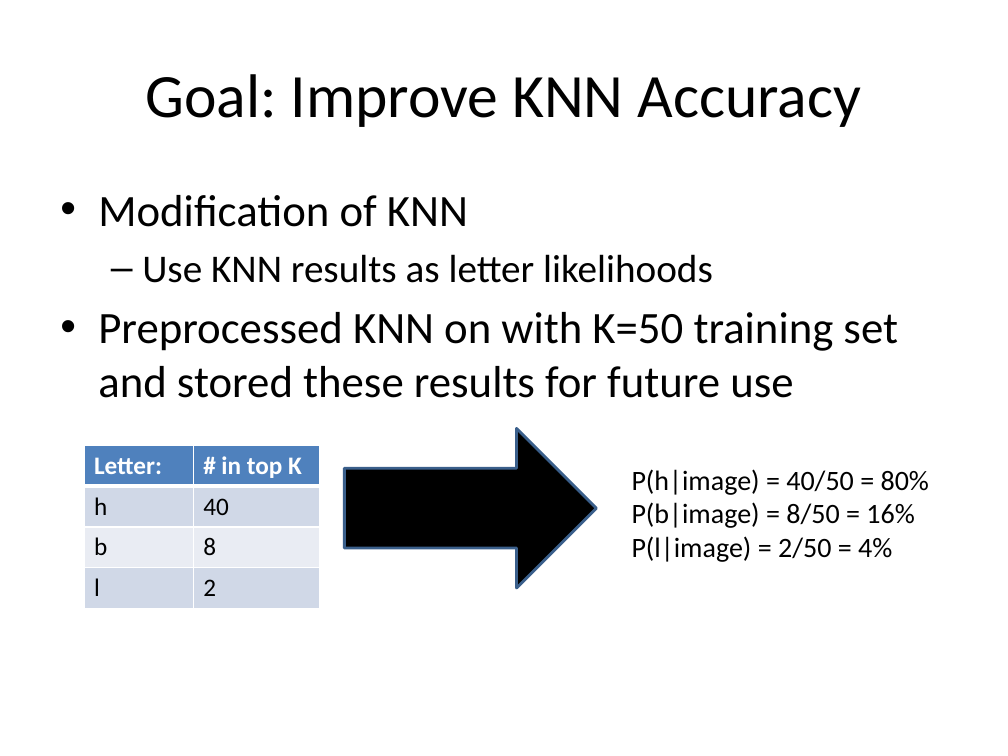
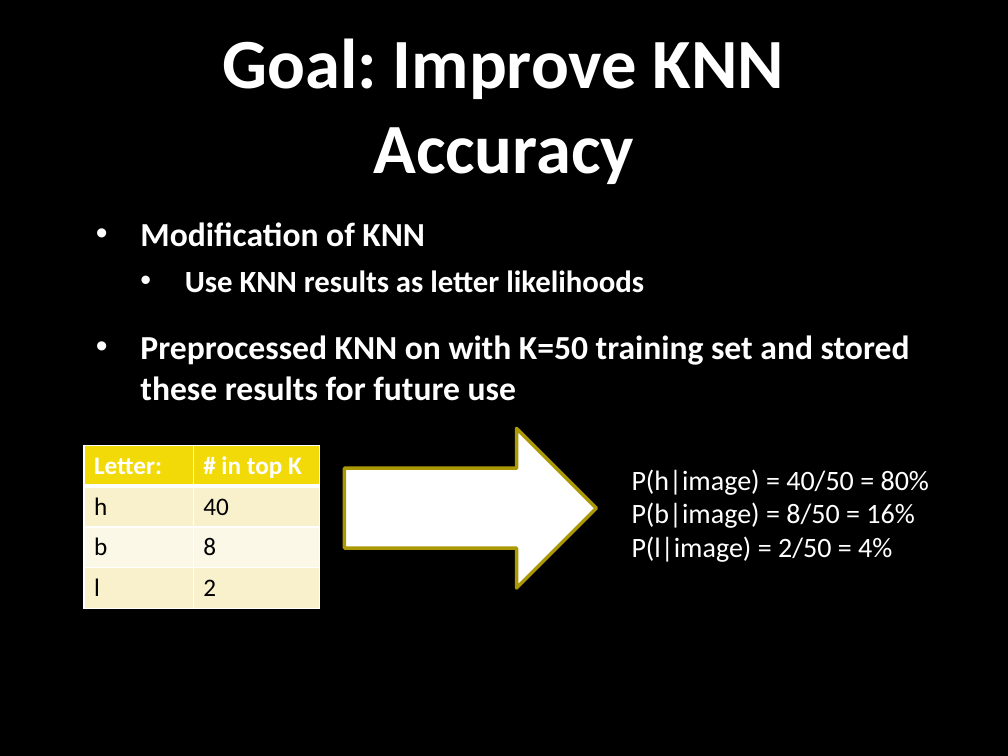
Before and after one commit to katzdave/Handwriting-Recognition, a slide deck: slide 6 of nlppres.pptx. Drawn at 1008x756 pixels with LibreOffice and Linux fonts; fonts in the diff are those of the drawing; background and template pictures are left out. Boxes give left, top, right and bottom in pixels: in the first picture for what was removed or moved away, otherwise in the second. Text is boxed around its words. In the diff, an @@ line names an element or a change of style, - is before the commit and + after.

```diff
--- a/nlppres.pptx
+++ b/nlppres.pptx
@@ background #FFFFFF to picture (left out) @@
@@ title "Goal: Improve KNN Accuracy": place and size @@
-title "Goal: Improve KNN Accuracy" at box(146, 74, 861, 127)
+title "Goal: Improve KNN Accuracy" at box(223, 38, 784, 184)
@@ title "Goal: Improve KNN Accuracy" at box(223, 38, 784, 184): size 44 to 50.4 pt, text colour #000000 to #FFFFFF, bold on @@
@@ text "Modification of KNN": place and size @@
-text "Modification of KNN" at box(98, 195, 898, 398)
+text "Modification of KNN" at box(140, 222, 910, 401)
@@ text "Modification of KNN" at box(140, 222, 910, 401): size 32 to 24 pt in "Modification of KNN", "Preprocessed KNN on with K=50 training set ..."; text colour #000000 to #FFFFFF, bold on; size 28 to 22 pt in "Use KNN results as letter likelihoods"; indent changed; more space between paragraphs; bullet – to • @@
@@ table at box(84, 446, 319, 609) @@
@@ fill #4F81BD to #F2D908 in row 1 @@
@@ fill #D0D8E8 to #FAF1CC in 4 cells @@
@@ fill #E9EDF4 to #FCF8E7 in row 3 @@
@@ right arrow at box(345, 428, 597, 588): fill #000000 to #FFFFFF; outline #3A5F8C 2 pt to #AB9A06 2.5 pt @@
@@ text "P(h|image) = 40/50 = 80%" at box(632, 469, 929, 562): text colour #000000 to #FFFFFF @@
```
Also in this commit, not shown: 16 other slides changed, 1 slide added, 3 other files.
